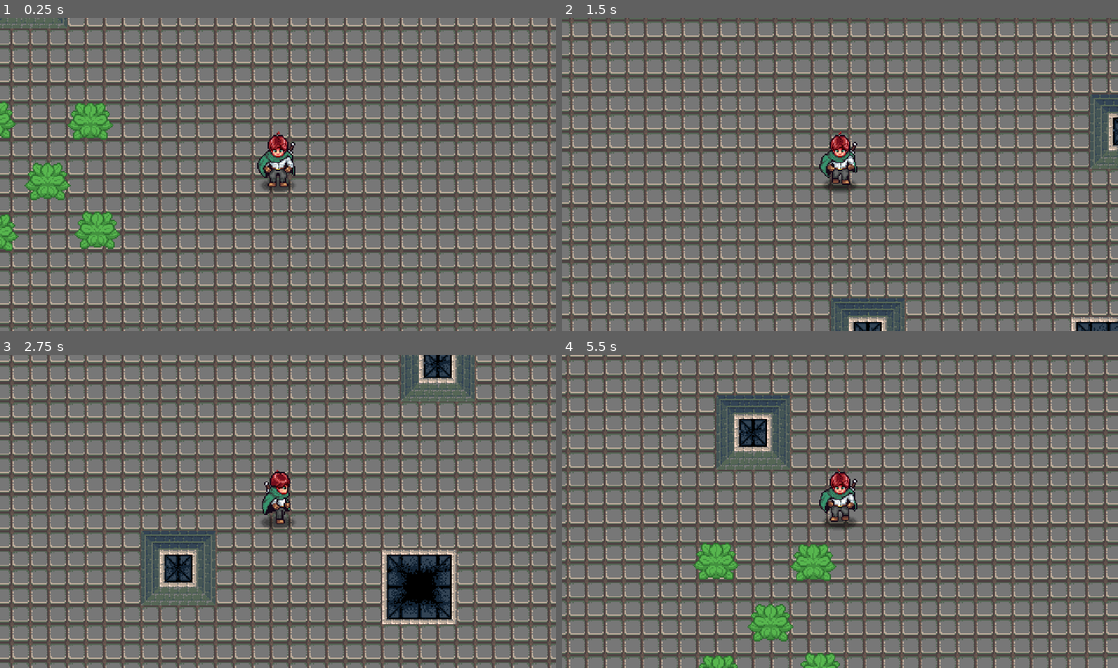
Above: before the commit, frames 1-4 (two rows, left to right).
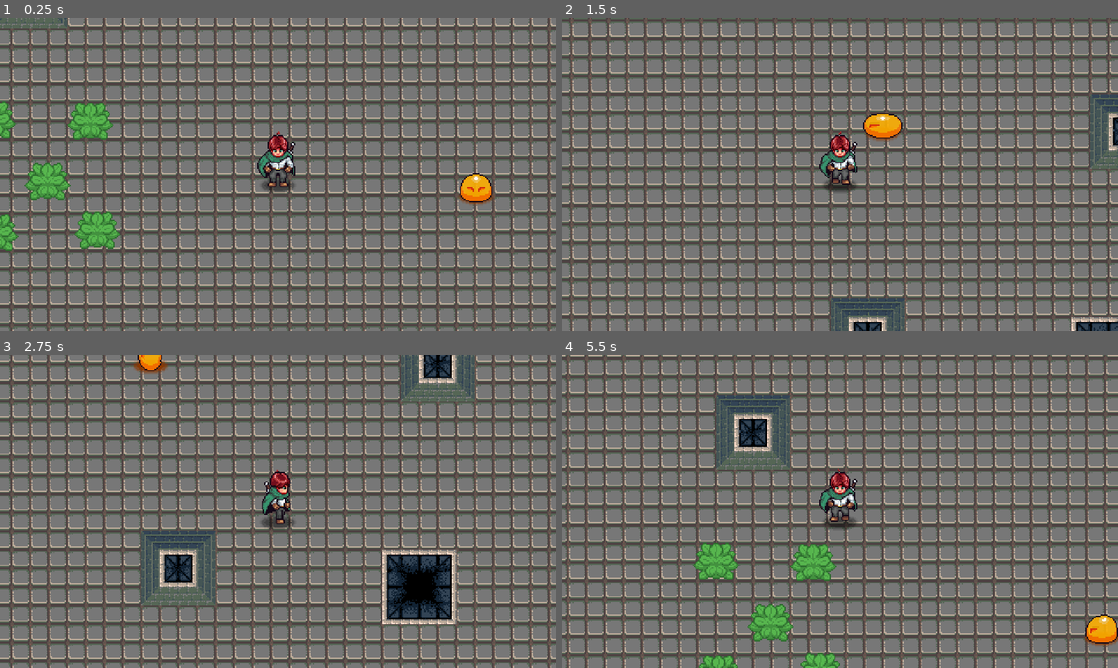
Above: after the commit, the same moments.

Repository: UltimaAngel/Video-Game-Project-1
Game: Godot game, scene res://game/scenes/game.tscn
The game is run twice, just before and just after one commit, with the same random seed, the same clock (stepped at 60 frames per second) and the same inputs.
Inputs (mouse positions are in pixels of both pictures, inside the frame that each line leads up to):
- Up to frame 1 (0.25 s): no input
- Up to frame 2 (1.5 s): move the mouse to (962, 158) at 0.52 s; press the mouse at (962, 158) at 0.53 s; hold D (right) 0.53-1.28 s; move the mouse to (728, 190) at 1.27 s; release the mouse at (728, 190) at 1.28 s; hold S (down) from 1.28 s (still down); tap I at 1.35 s
- Up to frame 3 (2.75 s): move the mouse to (333, 442) at 2.02 s; release S (down) at 2.03 s; press the mouse at (333, 442) at 2.03 s; hold D (right) from 2.03 s (still down)
- Up to frame 4 (5.5 s): move the mouse to (812, 574) at 2.77 s; release D (right) at 2.78 s; release the mouse at (812, 574) at 2.78 s; hold W (up) 2.78-3.53 s; tap I at 2.85, 4.35 s; move the mouse to (1006, 558) at 3.52 s; press the mouse at (1006, 558) at 3.53 s; hold A (left) 3.53-5.03 s; move the mouse to (673, 464) at 4.27 s; release the mouse at (673, 464) at 4.28 s; move the mouse to (867, 511) at 5.02 s; press the mouse at (867, 511) at 5.03 s; hold S (down) from 5.03 s (still down)

The runs differ from the first frame. In frame 1, 0.5% of the frame differs, in the area x 82-89%, y 49-60%; in frame 2, 0.5%, in the area x 54-62%, y 30-40%; in frame 3, 0.3%; in frame 4, 0.5%.

Commit message:
Fix Y-Sorting For Slimes
Enabling y-sort for the map TileMapLayer node and SpawnManager, as well
as disabling z_as_relative for the SpawnManager (z index should no
longer be relative to parent's z-index, so SpawnManager and its child
nodes should have a z-index of 0), fixes the y-sorting for slimes so
that they are no longer always drawn behind the player.

Diff:
--- a/dungeon/map_01.tscn
+++ b/dungeon/map_01.tscn
@@ -794,10 +794,16 @@
 
 [node name="Map-01" type="TileMapLayer" unique_id=1989491776]
 z_index = -1
+y_sort_enabled = true
 tile_map_data = PackedByteArray("AAAAAAAAAAASAAAAAAAAAAEAAAASAAEAAAAAAAIAAAASAAIAAAAAAAMAAAASAAIAAAAAAAQAAAASAAMAAAAAAA …(46000 unchanged characters)…
 tile_set = SubResource("TileSet_x7fwn")
 
 [node name="SpawnManager" type="Node2D" parent="." unique_id=945857269]
+z_as_relative = false
+y_sort_enabled = true
 script = ExtResource("2_cw28q")
 enemy = ExtResource("3_o4jrv")
 enemy_num = 3
+
+[node name="Slime" parent="SpawnManager" unique_id=1513585146 instance=ExtResource("3_o4jrv")]
+position = Vector2(753, 326)
